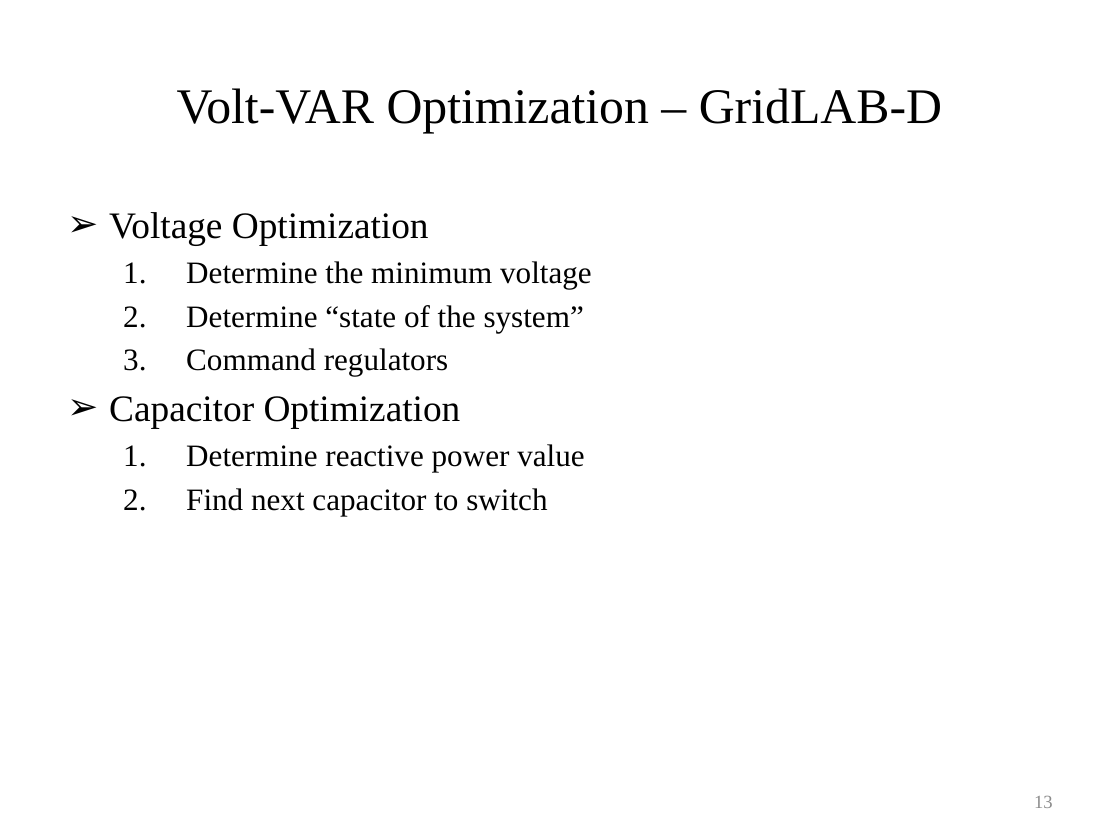
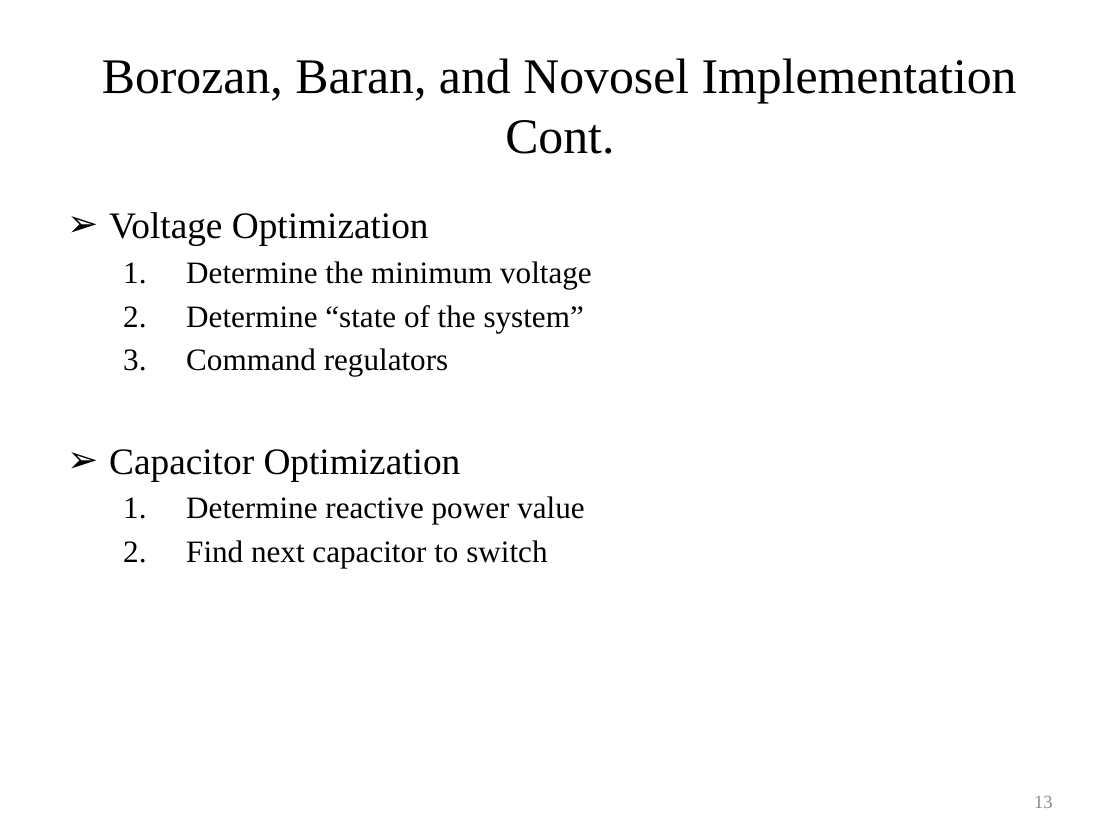
Before and after one commit to gridlab-d/course, a slide deck: slide 13 of University of Washington Class/Module 6 - Volt-VAR Optimization.pptx. Drawn at 1120x840 pixels with LibreOffice and Linux fonts; fonts in the diff are those of the drawing. Boxes give left, top, right and bottom in pixels: in the first picture for what was removed or moved away, otherwise in the second. Text is boxed around its words. In the diff, an @@ line names an element or a change of style, - is before the commit and + after.

```diff
--- a/University of Washington Class/Module 6 - Volt-VAR Optimization.pptx
+++ b/University of Washington Class/Module 6 - Volt-VAR Optimization.pptx
@@ title at [102, 58, 1017, 154]: text changed @@
-Volt-VAR Optimization – GridLAB-D
+Borozan, Baran, and Novosel Implementation Cont.
@@ text "Voltage Optimization" rewrapped from [109, 212, 592, 516] to [109, 212, 592, 568] @@
```
Also in this commit, not shown: 9 other slides changed.
